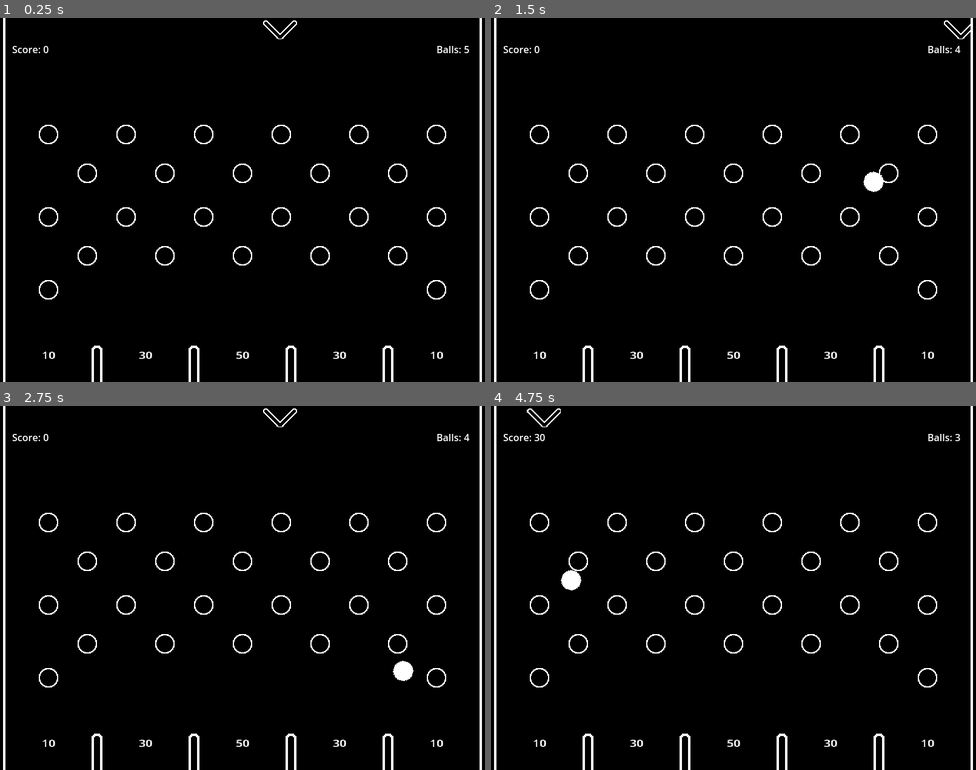
Above: before the commit, frames 1-4 (two rows, left to right).
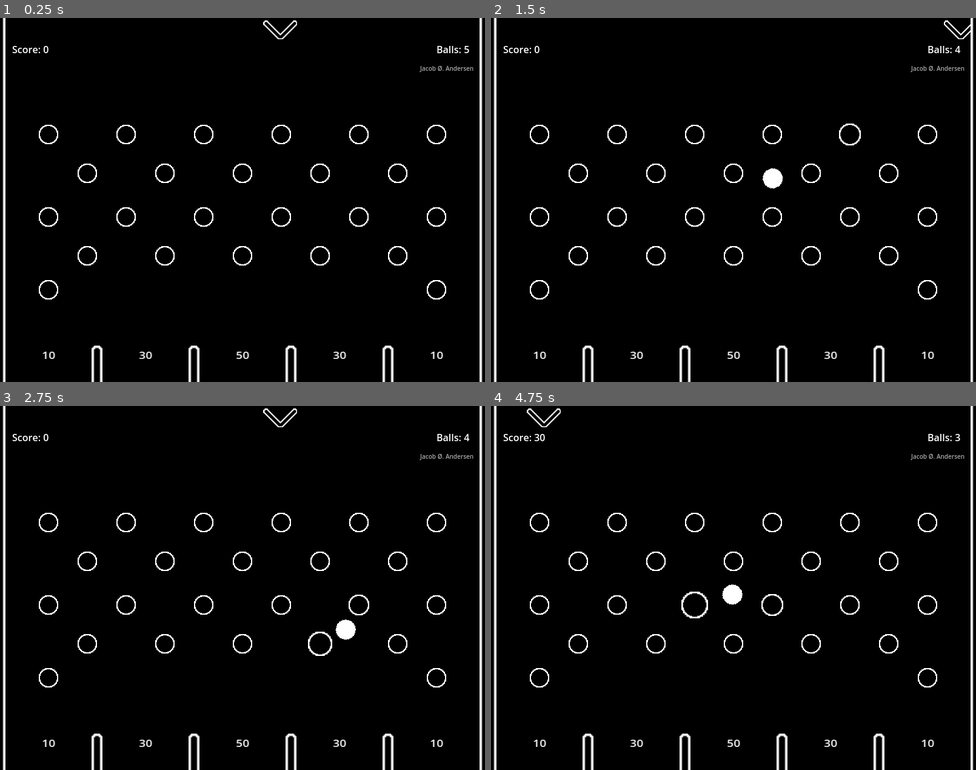
Above: after the commit, the same moments.

Repository: jakoofficial/Pachink
Game: Godot game, scene res://Scenes/board.tscn
Two runs of this game, one before a commit and one after it. Both use one fixed random seed, a clock stepped at 60 frames per second and the inputs below.
Inputs:
- Up to frame 1 (0.25 s): no input
- Up to frame 2 (1.5 s): tap Space (drop_ball) at 0.6, 1.35 s
- Up to frame 3 (2.75 s): tap Space (drop_ball) at 2.1 s
- Up to frame 4 (4.75 s): tap Space (drop_ball) at 2.85, 3.6, 4.35 s

The runs differ from the first frame. In frame 1, 1.0% of the frame differs, in the area x 0-100%, y 0-100%; in frame 2, 1.4%; in frame 3, 1.5%; in frame 4, 1.6%.

Commit message:
Fixed scaling when screen size change, added bounce anim on pin collision

Diff:
--- a/Game/Nodes/ball.tscn
+++ b/Game/Nodes/ball.tscn
@@ -18,3 +18,5 @@
 
 [node name="Sprite2D" type="Sprite2D" parent="."]
 texture = ExtResource("1_saq1i")
+
+[connection signal="body_entered" from="." to="." method="_on_body_entered"]
--- a/Game/Nodes/gui.tscn
+++ b/Game/Nodes/gui.tscn
@@ -22,13 +22,9 @@
 
 [node name="BallsLeftText" type="Label" parent="."]
 layout_mode = 1
-anchors_preset = 1
-anchor_left = 1.0
-anchor_right = 1.0
-offset_left = -80.0
+offset_left = 720.0
 offset_top = 40.0
-offset_right = -19.0
+offset_right = 781.0
 offset_bottom = 63.0
-grow_horizontal = 0
 text = "Balls: 0"
 vertical_alignment = 1
--- a/Game/Nodes/pin.tscn
+++ b/Game/Nodes/pin.tscn
@@ -1,16 +1,72 @@
-[gd_scene load_steps=4 format=3 uid="uid://ciarpbfyr7cej"]
+[gd_scene load_steps=9 format=3 uid="uid://ciarpbfyr7cej"]
 
+[ext_resource type="Script" path="res://Scripts/pin.gd" id="1_1bcbf"]
 [ext_resource type="PhysicsMaterial" uid="uid://cihjutjahu8rv" path="res://mats/bounce.tres" id="1_enw3x"]
 [ext_resource type="Texture2D" uid="uid://cc3r0jibovof5" path="res://Sprites/Ball.png" id="2_xeje4"]
 
 [sub_resource type="CircleShape2D" id="CircleShape2D_5mbhu"]
-radius = 16.0
+radius = 26.0
 
-[node name="Pin" type="StaticBody2D"]
-physics_material_override = ExtResource("1_enw3x")
+[sub_resource type="Animation" id="Animation_vbhfu"]
+resource_name = "Hit"
+length = 0.26667
+tracks/0/type = "value"
+tracks/0/imported = false
+tracks/0/enabled = true
+tracks/0/path = NodePath("Sprite2D:scale")
+tracks/0/interp = 1
+tracks/0/loop_wrap = true
+tracks/0/keys = {
+"times": PackedFloat32Array(0, 0.133333, 0.266667),
+"transitions": PackedFloat32Array(1, 1, 1),
+"update": 0,
+"values": [Vector2(1, 1), Vector2(1.5, 1.5), Vector2(1, 1)]
+}
+
+[sub_resource type="Animation" id="Animation_lemmj"]
+resource_name = "Idle"
+
+[sub_resource type="Animation" id="Animation_3syui"]
+length = 0.001
+tracks/0/type = "value"
+tracks/0/imported = false
+tracks/0/enabled = true
+tracks/0/path = NodePath("Sprite2D:scale")
+tracks/0/interp = 1
+tracks/0/loop_wrap = true
+tracks/0/keys = {
+"times": PackedFloat32Array(0),
+"transitions": PackedFloat32Array(1),
+"update": 0,
+"values": [Vector2(1, 1)]
+}
+
+[sub_resource type="AnimationLibrary" id="AnimationLibrary_ltx5q"]
+_data = {
+"Hit": SubResource("Animation_vbhfu"),
+"Idle": SubResource("Animation_lemmj"),
+"RESET": SubResource("Animation_3syui")
+}
+
+[node name="Pin" type="Area2D" groups=["Pin"]]
+script = ExtResource("1_1bcbf")
 
 [node name="CollisionShape2D" type="CollisionShape2D" parent="."]
 shape = SubResource("CircleShape2D_5mbhu")
 
 [node name="Sprite2D" type="Sprite2D" parent="."]
 texture = ExtResource("2_xeje4")
+
+[node name="AnimationPlayer" type="AnimationPlayer" parent="."]
+libraries = {
+"": SubResource("AnimationLibrary_ltx5q")
+}
+
+[node name="StaticBody2D" type="StaticBody2D" parent="."]
+physics_material_override = ExtResource("1_enw3x")
+
+[node name="CollisionShape2D2" type="CollisionShape2D" parent="StaticBody2D"]
+shape = SubResource("CircleShape2D_5mbhu")
+
+[connection signal="body_entered" from="." to="." method="_on_body_entered"]
+[connection signal="animation_finished" from="AnimationPlayer" to="." method="_on_animation_player_animation_finished"]
--- a/Game/Scenes/board.tscn
+++ b/Game/Scenes/board.tscn
@@ -1,10 +1,14 @@
-[gd_scene load_steps=6 format=3 uid="uid://biyv1i7n0r816"]
+[gd_scene load_steps=7 format=3 uid="uid://biyv1i7n0r816"]
 
 [ext_resource type="PackedScene" uid="uid://b7i7o2yydbqrr" path="res://Nodes/point_barrier.tscn" id="1_dh0si"]
 [ext_resource type="PackedScene" uid="uid://ciarpbfyr7cej" path="res://Nodes/pin.tscn" id="3_ljybg"]
 [ext_resource type="PackedScene" uid="uid://bk86wlashke5x" path="res://Nodes/gui.tscn" id="4_fyud1"]
 [ext_resource type="PackedScene" uid="uid://d1k58arikvty8" path="res://Nodes/indicator.tscn" id="4_jnwh5"]
 [ext_resource type="PackedScene" uid="uid://gc7mtqfom5tm" path="res://Nodes/point_area.tscn" id="5_plc3f"]
+
+[sub_resource type="LabelSettings" id="LabelSettings_50btl"]
+font_size = 10
+font_color = Color(0.666569, 0.666569, 0.666569, 1)
 
 [node name="Board" type="Node2D"]
 
@@ -142,3 +146,17 @@
 [node name="CanvasLayer" type="CanvasLayer" parent="."]
 
 [node name="GUI" parent="CanvasLayer" instance=ExtResource("4_fyud1")]
+
+[node name="Credit" type="Label" parent="CanvasLayer"]
+anchors_preset = 1
+anchor_left = 1.0
+anchor_right = 1.0
+offset_left = -160.0
+offset_top = 72.0
+offset_right = -18.0
+offset_bottom = 95.0
+grow_horizontal = 0
+text = "Jacob Ø. Andersen"
+label_settings = SubResource("LabelSettings_50btl")
+horizontal_alignment = 2
+vertical_alignment = 1
--- /dev/null
+++ b/Game/Scripts/pin.gd
@@ -0,0 +1,11 @@
+extends Area2D
+
+
+
+func _on_body_entered(body):
+	if body.is_in_group("Ball"):
+		$AnimationPlayer.play("Hit")
+
+
+func _on_animation_player_animation_finished(anim_name):
+	$AnimationPlayer.play("Idle")
--- a/Game/project.godot
+++ b/Game/project.godot
@@ -23,10 +23,13 @@
 
 window/size/viewport_width=800
 window/size/viewport_height=600
+window/stretch/mode="viewport"
+window/stretch/aspect="keep_width"
 
 [global_group]
 
 Ball=""
+Pin=""
 
 [input]
 
@@ -50,7 +53,6 @@
 
 [rendering]
 
-textures/canvas_textures/default_texture_filter=0
 renderer/rendering_method="gl_compatibility"
 renderer/rendering_method.mobile="gl_compatibility"
 environment/defaults/default_clear_color=Color(0, 0, 0, 1)
